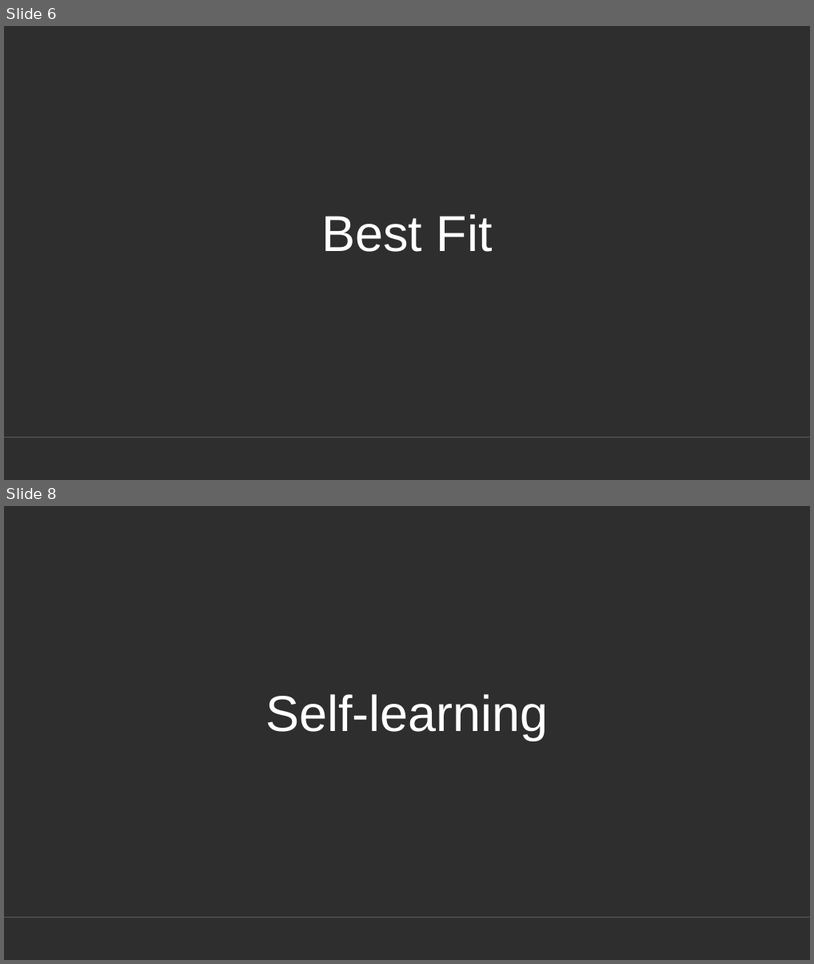
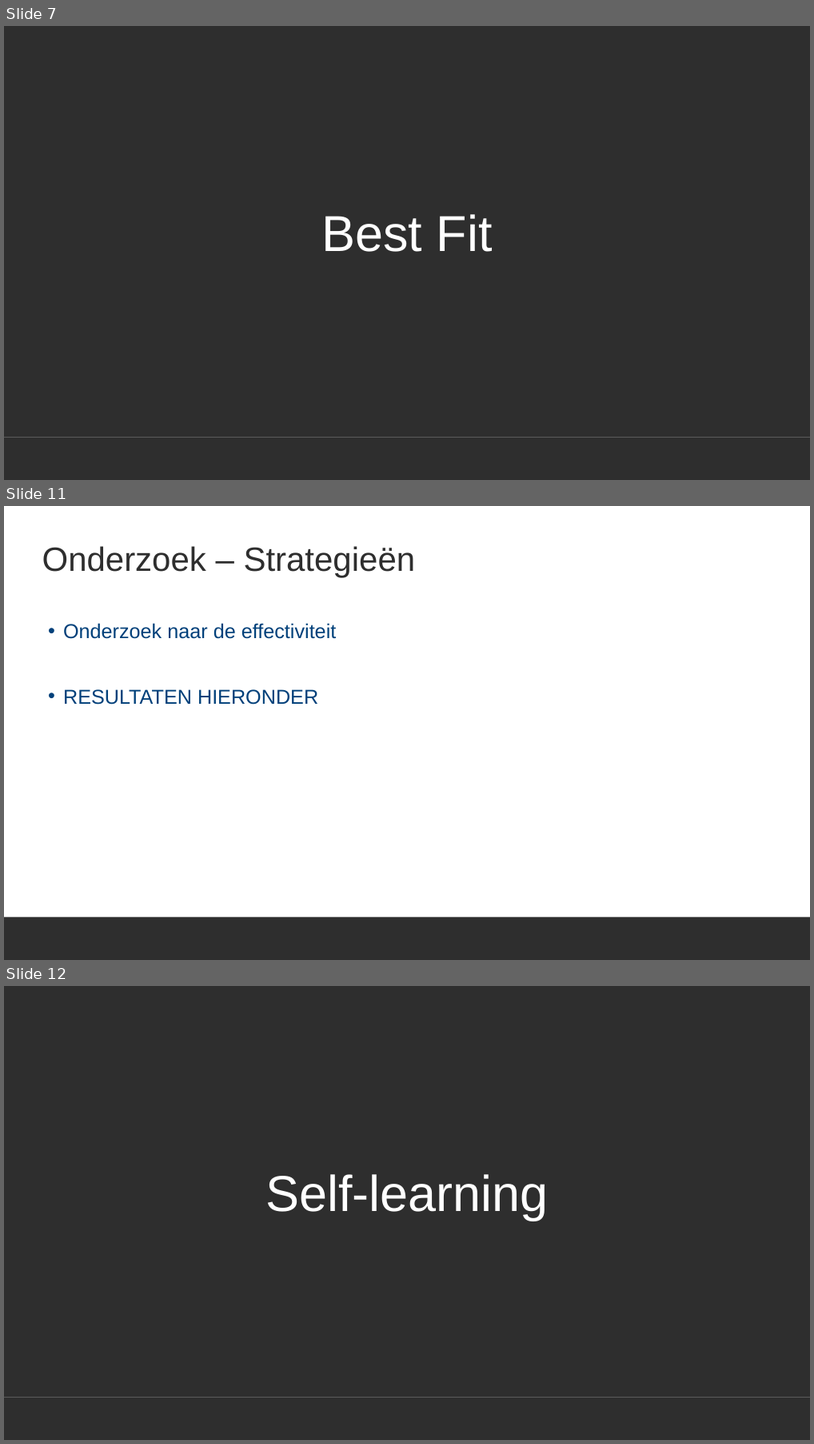
Before and after one commit to ro-per/PylosGamingBot, a slide deck: Presentation.pptx. Shown one above the other, each under a label of ours: slides 6 and 8 before the commit, slides 7, 11 and 12 after it; the slides between them are not shown. The pictures are 814x964 and 814x1444 pixels, drawn with LibreOffice and Linux fonts; fonts in the diff are those of the drawing; background and template pictures are left out. Boxes give left, top, right and bottom in pixels: in the first picture for what was removed or moved away, otherwise in the second. Text is boxed around its words. In the diff, an @@ line names an element or a change of style, - is before the commit and + after.

```diff
--- a/Presentation.pptx
+++ b/Presentation.pptx
@@ slide 11 added at (4, 506, 810, 960), background #FFFFFF; not listed: 1 template element that a slide beside it also shows @@
@@ title added at (42, 546, 416, 578), 40 pt, text #2E2E2E @@
+Onderzoek – Strategieën
@@ text added at (63, 623, 337, 704), 24 pt, text #00407A @@
+• Onderzoek naar de effectiviteit
+• RESULTATEN HIERONDER
@@ what was slide 6 is now slide 7 @@
@@ what was slide 8 is now slide 12 @@
```
Also in this commit, not shown: 4 slides changed, 5 other slides added, 1 slide removed.
